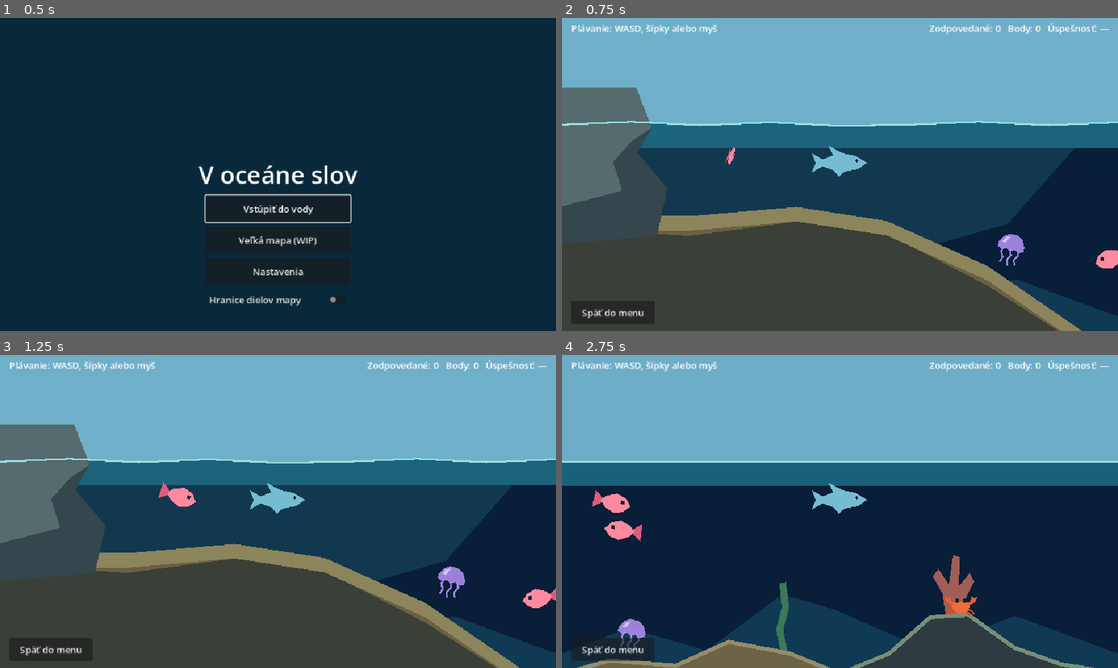
Above: before the commit, frames 1-4 (two rows, left to right).
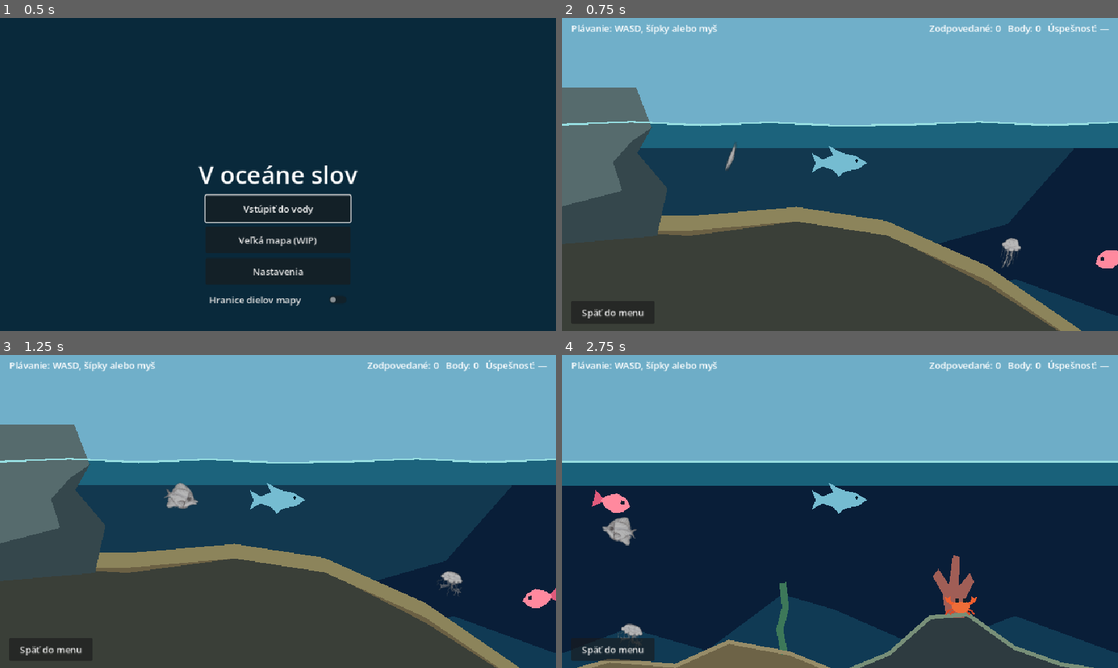
Above: after the commit, the same moments.

Repository: UCM-MS/T6-Projekt-V-oceane-slov
Game: Godot game, scene res://start.tscn
Same seed, same stepped clock (60 frames per second), same inputs: the game is played once before the commit and once after it.
Inputs:
- Up to frame 1 (0.5 s): no input
- Up to frame 2 (0.75 s): click "Vstúpiť do vody" at 0.5 s
- Up to frame 3 (1.25 s): no input
- Up to frame 4 (2.75 s): click "Späť do menu" at 1.25 s; click "Veľká mapa (WIP)" at 2 s

Frame 1 is identical in both runs. In frame 2, 0.4% of the frame differs, in the area x 29-84%, y 40-80%; in frame 3, 0.7%, in the area x 28-84%, y 40-78%; in frame 4, 0.7%.

Commit message:
grafik piekol ryby

Diff:
--- a/project/game/quiz_fish.tscn
+++ b/project/game/quiz_fish.tscn
@@ -1,18 +1,40 @@
-[gd_scene load_steps=2 format=3]
+[gd_scene load_steps=7 format=3]
 
 [ext_resource type="Script" path="res://quiz_fish.gd" id="1"]
+[ext_resource type="Texture2D" path="res://sprites/fish_01.png" id="2"]
+[ext_resource type="Texture2D" path="res://sprites/fish_02.png" id="3"]
+
+[sub_resource type="AtlasTexture" id="AtlasTexture_fish_01"]
+atlas = ExtResource("2")
+region = Rect2(10, 75, 510, 410)
+filter_clip = true
+
+[sub_resource type="AtlasTexture" id="AtlasTexture_fish_02"]
+atlas = ExtResource("3")
+region = Rect2(5, 87, 510, 410)
+filter_clip = true
+
+[sub_resource type="SpriteFrames" id="SpriteFrames_fish"]
+animations = [{
+"frames": [{
+"duration": 1.0,
+"texture": SubResource("AtlasTexture_fish_01")
+}, {
+"duration": 1.0,
+"texture": SubResource("AtlasTexture_fish_02")
+}],
+"loop": true,
+"name": &"swim",
+"speed": 4.0
+}]
 
 [node name="QuizFish" type="Node2D"]
 script = ExtResource("1")
 
-[node name="Tail" type="Polygon2D" parent="."]
-color = Color(0.88, 0.36, 0.49, 1)
-polygon = PackedVector2Array(18, 0, 38, -15, 38, 15)
-
-[node name="Body" type="Polygon2D" parent="."]
-color = Color(1, 0.54, 0.62, 1)
-polygon = PackedVector2Array(-26, 0, -16, -12, 0, -17, 17, -10, 26, 0, 17, 10, 0, 17, -16, 12)
-
-[node name="Eye" type="Polygon2D" parent="."]
-color = Color(0.08, 0.12, 0.19, 1)
-polygon = PackedVector2Array(-15, -7, -9, -7, -9, -1, -15, -1)
+[node name="Sprite" type="AnimatedSprite2D" parent="."]
+texture_filter = 4
+scale = Vector2(0.13, 0.13)
+sprite_frames = SubResource("SpriteFrames_fish")
+animation = &"swim"
+autoplay = "swim"
+flip_h = true
--- /dev/null
+++ b/project/game/quiz_fish_placeholder.tscn
@@ -0,0 +1,18 @@
+[gd_scene load_steps=2 format=3]
+
+[ext_resource type="Script" path="res://quiz_fish.gd" id="1"]
+
+[node name="QuizFishPlaceholder" type="Node2D"]
+script = ExtResource("1")
+
+[node name="Tail" type="Polygon2D" parent="."]
+color = Color(0.88, 0.36, 0.49, 1)
+polygon = PackedVector2Array(18, 0, 38, -15, 38, 15)
+
+[node name="Body" type="Polygon2D" parent="."]
+color = Color(1, 0.54, 0.62, 1)
+polygon = PackedVector2Array(-26, 0, -16, -12, 0, -17, 17, -10, 26, 0, 17, 10, 0, 17, -16, 12)
+
+[node name="Eye" type="Polygon2D" parent="."]
+color = Color(0.08, 0.12, 0.19, 1)
+polygon = PackedVector2Array(-15, -7, -9, -7, -9, -1, -15, -1)
--- a/project/game/quiz_jellyfish.gd
+++ b/project/game/quiz_jellyfish.gd
@@ -1,6 +1,5 @@
 extends "res://quiz_fish.gd"
 
-var pulse_phase := 0.0
 var vertical_speed: float
 
 func _ready() -> void:
@@ -18,8 +17,6 @@
 	_move_swimmer(delta, jelly_bounds)
 	if velocity.x * sin(course_phase) < 0.0:
 		course_phase = -course_phase
-	pulse_phase += delta * 2.5
-	$Bell.scale = Vector2(1.0 + sin(pulse_phase) * 0.05, 1.0 - sin(pulse_phase) * 0.05)
 
 func face_direction(direction: Vector2, delta: float) -> void:
 	var target_tilt := clampf(direction.x / 30.0, -0.3, 0.3)
--- a/project/game/quiz_jellyfish.tscn
+++ b/project/game/quiz_jellyfish.tscn
@@ -1,34 +1,40 @@
-[gd_scene load_steps=2 format=3]
+[gd_scene load_steps=7 format=3]
 
 [ext_resource type="Script" path="res://quiz_jellyfish.gd" id="1"]
+[ext_resource type="Texture2D" path="res://sprites/jellyfish_01.png" id="2"]
+[ext_resource type="Texture2D" path="res://sprites/jellyfish_02.png" id="3"]
+
+[sub_resource type="AtlasTexture" id="AtlasTexture_jellyfish_01"]
+atlas = ExtResource("2")
+region = Rect2(29, 20, 530, 655)
+filter_clip = true
+
+[sub_resource type="AtlasTexture" id="AtlasTexture_jellyfish_02"]
+atlas = ExtResource("3")
+region = Rect2(5, 86, 530, 655)
+filter_clip = true
+
+[sub_resource type="SpriteFrames" id="SpriteFrames_jellyfish"]
+animations = [{
+"frames": [{
+"duration": 1.0,
+"texture": SubResource("AtlasTexture_jellyfish_01")
+}, {
+"duration": 1.0,
+"texture": SubResource("AtlasTexture_jellyfish_02")
+}],
+"loop": true,
+"name": &"swim",
+"speed": 2.5
+}]
 
 [node name="QuizJellyfish" type="Node2D"]
 script = ExtResource("1")
 
-[node name="LeftTentacle" type="Line2D" parent="."]
-points = PackedVector2Array(-12, 3, -15, 12, -10, 20, -13, 30)
-width = 3.0
-default_color = Color(0.72, 0.60, 0.98, 0.85)
-antialiased = true
-
-[node name="MiddleTentacle" type="Line2D" parent="."]
-points = PackedVector2Array(0, 4, 3, 14, -2, 23, 1, 34)
-width = 3.0
-default_color = Color(0.72, 0.60, 0.98, 0.85)
-antialiased = true
-
-[node name="RightTentacle" type="Line2D" parent="."]
-points = PackedVector2Array(12, 3, 15, 12, 10, 21, 14, 30)
-width = 3.0
-default_color = Color(0.72, 0.60, 0.98, 0.85)
-antialiased = true
-
-[node name="Bell" type="Node2D" parent="."]
-
-[node name="Body" type="Polygon2D" parent="Bell"]
-color = Color(0.68, 0.55, 0.93, 0.9)
-polygon = PackedVector2Array(-23, 4, -22, -5, -16, -16, -7, -22, 7, -22, 16, -16, 22, -5, 23, 4, 14, 8, 7, 4, 0, 8, -7, 4, -14, 8)
-
-[node name="Highlight" type="Polygon2D" parent="Bell"]
-color = Color(0.86, 0.79, 1, 0.85)
-polygon = PackedVector2Array(-17, -5, -13, -14, -5, -18, -8, -12, -10, -5)
+[node name="Sprite" type="AnimatedSprite2D" parent="."]
+texture_filter = 4
+scale = Vector2(0.09, 0.09)
+sprite_frames = SubResource("SpriteFrames_jellyfish")
+animation = &"swim"
+autoplay = "swim"
+offset = Vector2(0, 125)
--- a/project/game/water.gd
+++ b/project/game/water.gd
@@ -6,7 +6,8 @@
 const Crab = preload("res://quiz_crab.gd")
 const Jellyfish = preload("res://quiz_jellyfish.gd")
 const CREATURES_PER_SECTION := {
-	preload("res://quiz_fish.tscn"): 2,
+	preload("res://quiz_fish.tscn"): 1,
+	preload("res://quiz_fish_placeholder.tscn"): 1,
 	preload("res://quiz_crab.tscn"): 1,
 	preload("res://quiz_jellyfish.tscn"): 1,
 }
Binary file added: project/game/sprites/fish_01.png
Not shown, added: project/game/sprites/fish_01.png.import
Binary file added: project/game/sprites/fish_02.png
Not shown, added: project/game/sprites/fish_02.png.import
Binary file added: project/game/sprites/jellyfish_01.png
Not shown, added: project/game/sprites/jellyfish_01.png.import
Binary file added: project/game/sprites/jellyfish_02.png
Not shown, added: project/game/sprites/jellyfish_02.png.import
